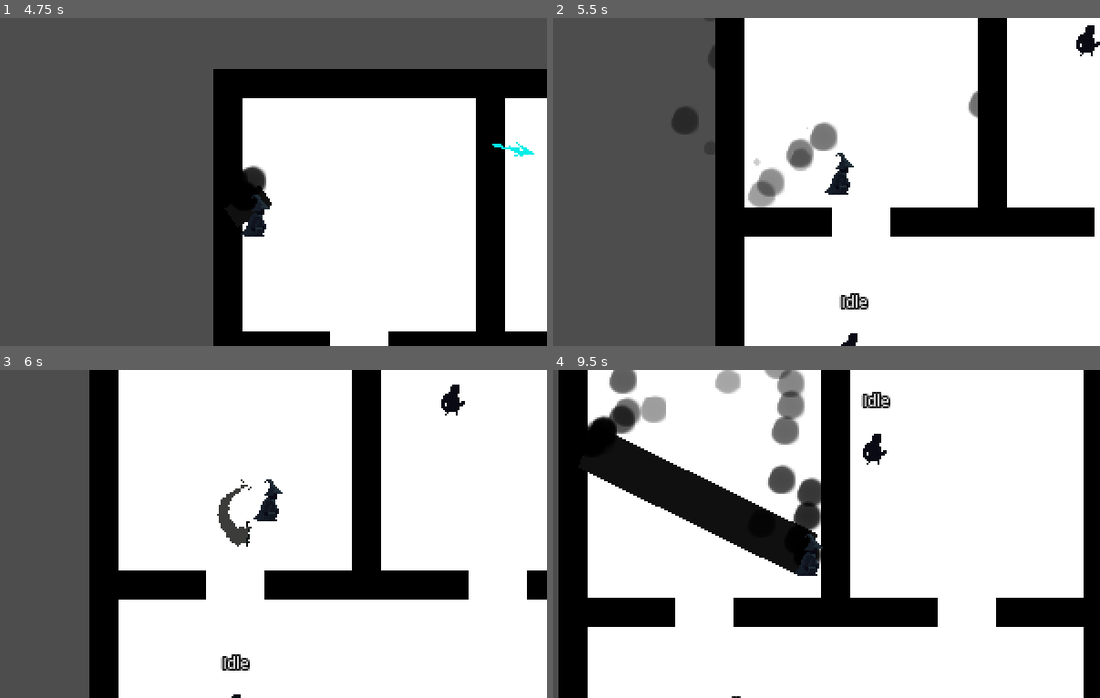
Above: before the commit, frames 1-4 (two rows, left to right).
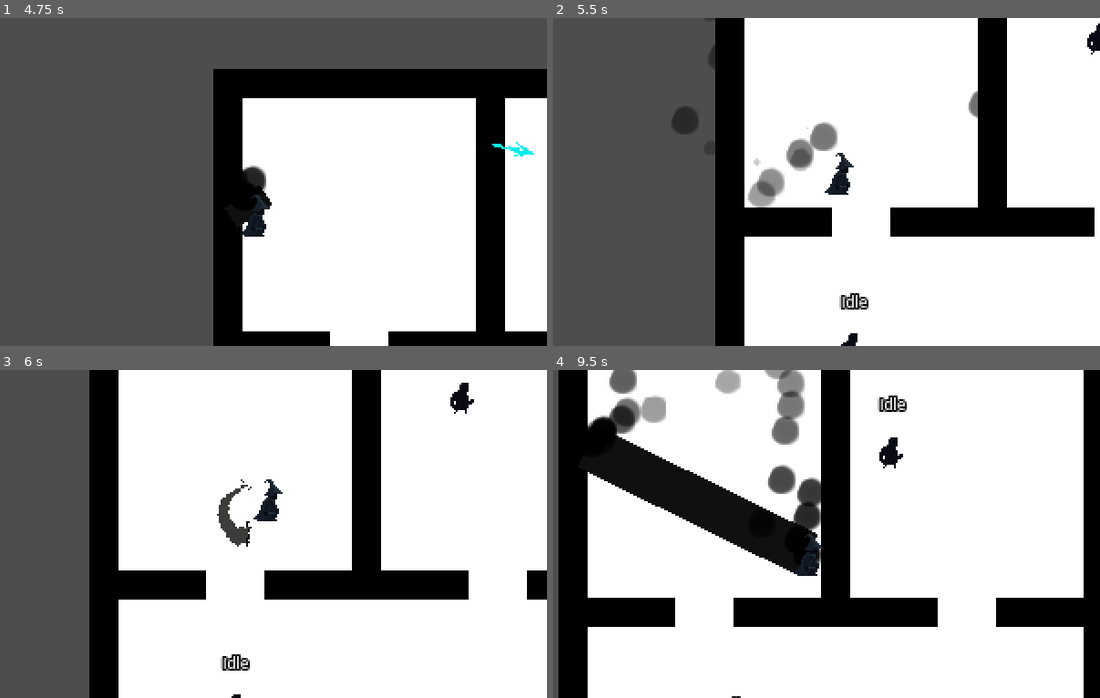
Above: after the commit, the same moments.

Repository: vyxul/Shadow-Eclipse
Game: Godot game, scene res://GameFiles/Scenes/Menu/StartScreen.tscn
Same seed, same stepped clock (60 frames per second), same inputs: the game is played once before the commit and once after it.
Inputs (mouse positions are in pixels of both pictures, inside the frame that each line leads up to):
- Up to frame 1 (4.75 s): click (218, 277) at 0.5 s; move the mouse to (224, 247) at 1.27 s; hold W (up) 1.28-2.78 s; tap R (r) at 1.35, 2.3, 2.85, 3.8, 4.55 s; move the mouse to (432, 231) at 2.02 s; click (432, 231) at 2.1 s; move the mouse to (82, 132) at 2.77 s; hold A (left) 2.78-4.28 s; move the mouse to (284, 182) at 3.52 s; right-click (284, 182) at 3.6 s; move the mouse to (169, 100) at 4.27 s; hold S (down) from 4.28 s (still down); hold Shift (shift) from 4.28 s (still down)
- Up to frame 2 (5.5 s): move the mouse to (935, 165) at 5.02 s; release S (down) at 5.03 s; release Shift (shift) at 5.03 s; hold D (right) from 5.03 s (still down); tap R (r) at 5.1 s
- Up to frame 3 (6 s): move the mouse to (136, 550) at 5.77 s; release D (right) at 5.78 s; hold W (up) from 5.78 s (still down); click (136, 550) at 5.85 s
- Up to frame 4 (9.5 s): tap R (r) at 6.05, 6.6, 7.55, 8.3, 8.85 s; move the mouse to (864, 461) at 6.52 s; release W (up) at 6.53 s; hold D (right) 6.53-8.78 s; move the mouse to (777, 599) at 7.27 s; right-click (777, 599) at 7.35 s; move the mouse to (985, 583) at 8.02 s; tap Shift (shift) at 8.1 s; move the mouse to (635, 484) at 8.77 s; hold S (down) from 8.78 s (still down)

Frame 1 is identical in both runs. In frame 2, 0.2% of the frame differs, in the area x 95-100%, y 1-12%; in frame 3, 0.3%; in frame 4, 0.8%, in the area x 56-65%, y 6-30%.

Commit message:
Updated collision masks of melee and ranged attack hitboxes

Diff:
--- a/GameFiles/Game Objects/Characters/Player/player_melee_attack.tscn
+++ b/GameFiles/Game Objects/Characters/Player/player_melee_attack.tscn
@@ -161,7 +161,7 @@
 
 [node name="HitboxComponent" parent="." instance=ExtResource("2_ta3j6")]
 collision_layer = 0
-collision_mask = 4
+collision_mask = 2
 
 [node name="CollisionShape2D" type="CollisionShape2D" parent="HitboxComponent"]
 position = Vector2(0, -10)
--- a/GameFiles/Game Objects/Characters/Player/player_ranged_attack.tscn
+++ b/GameFiles/Game Objects/Characters/Player/player_ranged_attack.tscn
@@ -53,7 +53,7 @@
 
 [node name="HitboxComponent" parent="." instance=ExtResource("3_2ccgd")]
 collision_layer = 0
-collision_mask = 5
+collision_mask = 3
 
 [node name="CollisionShape2D" type="CollisionShape2D" parent="HitboxComponent"]
 position = Vector2(0, -65)
